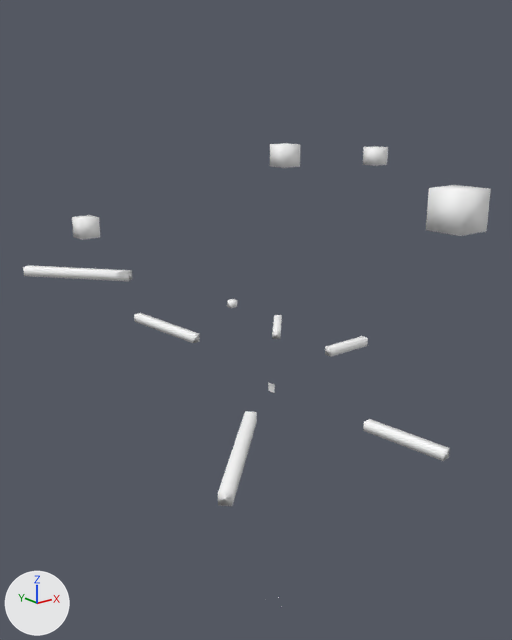
A saved change to the FBX model Reference/Resource/Mesh/Animation/Effect/E_BC_Mizu.fbx.
Both versions are drawn from a 50 mm camera at (-0.04, -0.0471, 0.0326) aimed at (0.0015, 0.0048, 0.0118). Lighting does not change. The marker at lower left points along +X, +Y and +Z. Where no turn or scale is listed for an object, it has been applied to the vertices.

Names of what the first picture shows: 'line_1', 'line_3', 'line_4', 'line_5', 'line_6', 'line_7', 'line_8', 'particleL_1', 'particleL_3', 'particleS_2', 'particleS_3', 'particleS_4'.
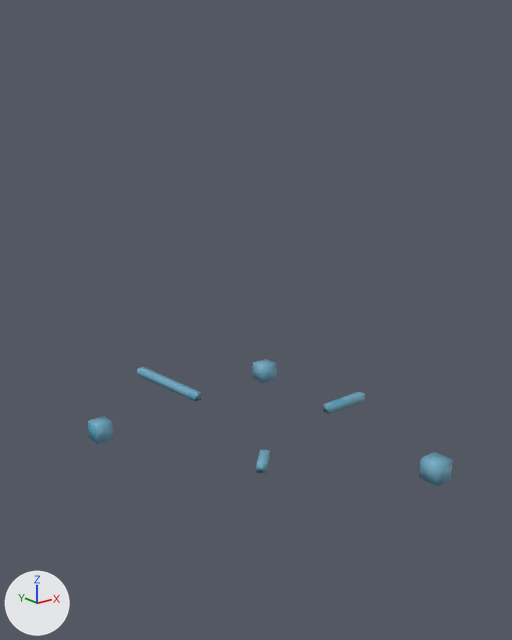
Changed parts and their boxes (x1, y1, x2, y2) in the pictures (512 x 640 px):
'particleL_1', surface changed, moved, rescaled (47% narrower, 33% shorter): before (426, 185, 491, 236); after (419, 452, 453, 486)
'line_4', surface changed, moved, rescaled: before (218, 411, 257, 506); after (256, 450, 270, 473)
'line_7', surface changed, moved: before (134, 313, 200, 343); after (137, 367, 201, 402)
'line_3', surface changed, moved, rescaled (not visible afterwards): before (363, 419, 450, 461)
'line_6', surface changed, moved, rescaled (not visible afterwards): before (23, 265, 132, 281)
'particleL_3', surface changed, moved, rescaled (19% narrower): before (270, 143, 300, 168); after (253, 359, 277, 383)
'particleS_2', surface changed, moved: before (72, 215, 100, 240); after (88, 416, 114, 444)
'line_1', surface changed, moved: before (325, 336, 368, 357); after (323, 392, 365, 414)
'particleS_4', surface changed, moved, rescaled (not visible afterwards): before (363, 146, 388, 166)
'line_8', surface changed, moved, rescaled (not visible afterwards): before (272, 315, 282, 339)
'particleS_3', surface changed: (227, 299, 237, 308) in both
'line_5', surface changed: (268, 382, 275, 393) in both

Edits to the bpy script that builds the scene:
```text
Add img_e_bc_mizu_png:
    img_e_bc_mizu_png = load_image('E_BC_Mizu.png', 'E_BC_Mizu.png', 1024, 1024, 'sRGB')
Change mat_lambert1:
    remove mat_lambert1.base_color = (1.0, 1.0, 1.0)  # white #ffffff
    mat_lambert1.roughness: 0.553 -> 0.5
    add mat_lambert1.texture = img_e_bc_mizu_png  # with its transparency
Change ob_line_8:
    ob_line_8.location: (0.627, 0.861, -0.727) -> (0.959, 0.25, -1.098)
    ob_line_8.scale: (0.528, 1.0, 1.0) -> (0.0, 0.0, 0.0)
Change ob_line_7:
    ob_line_7.location: (-0.0016, 0.0107, 0.009) -> (-0.0016, 0.0107, 0.0025)
Change ob_line_3:
    ob_line_3.location: (0.273, 0.542, 0.909) -> (0.306, 0.25, 1.174)
    ob_line_3.scale: (0.693, 1.0, 1.0) -> (0.0, 0.0, 0.0)
Change ob_particles_2:
    ob_particles_2.location: (-0.0132, 0.01, 0.0219) -> (-0.0132, 0.01, 0.0025)
Change ob_particles_4:
    ob_particles_4.location: (1.787, 2.673, -0.505) -> (1.961, 0.25, -0.543)
    ob_particles_4.scale: (0.896, 0.896, 0.896) -> (0.0, 0.0, 0.0)
Change ob_line_1:
    ob_line_1.location: (0.0068, 0.0, 0.0087) -> (0.0068, 0.0, 0.0025)
Change ob_particlel_3:
    ob_particlel_3.location: (2.158, 2.55, -2.389) -> (0.863, 0.25, -1.208)
    ob_particlel_3.scale: (0.691, 0.691, 0.691) -> (0.482, 0.482, 0.482)
Change ob_particlel_1:
    ob_particlel_1.location: (0.56, 2.45, 1.457) -> (0.56, 0.25, 1.457)
    ob_particlel_1.scale: (0.795, 0.795, 0.795) -> (0.463, 0.463, 0.463)
Change ob_line_4:
    ob_line_4.location: (-1.067, 1.036, 0.984) -> (-0.41, 0.25, 0.349)
    ob_line_4.scale: (1.0, 1.0, 1.0) -> (0.229, 1.0, 1.0)
Change ob_line_6:
    ob_line_6.location: (-0.915, 1.69, -1.003) -> (-0.963, 0.25, -1.06)
    ob_line_6.scale: (0.933, 1.0, 1.0) -> (0.0, 0.0, 0.0)
```
